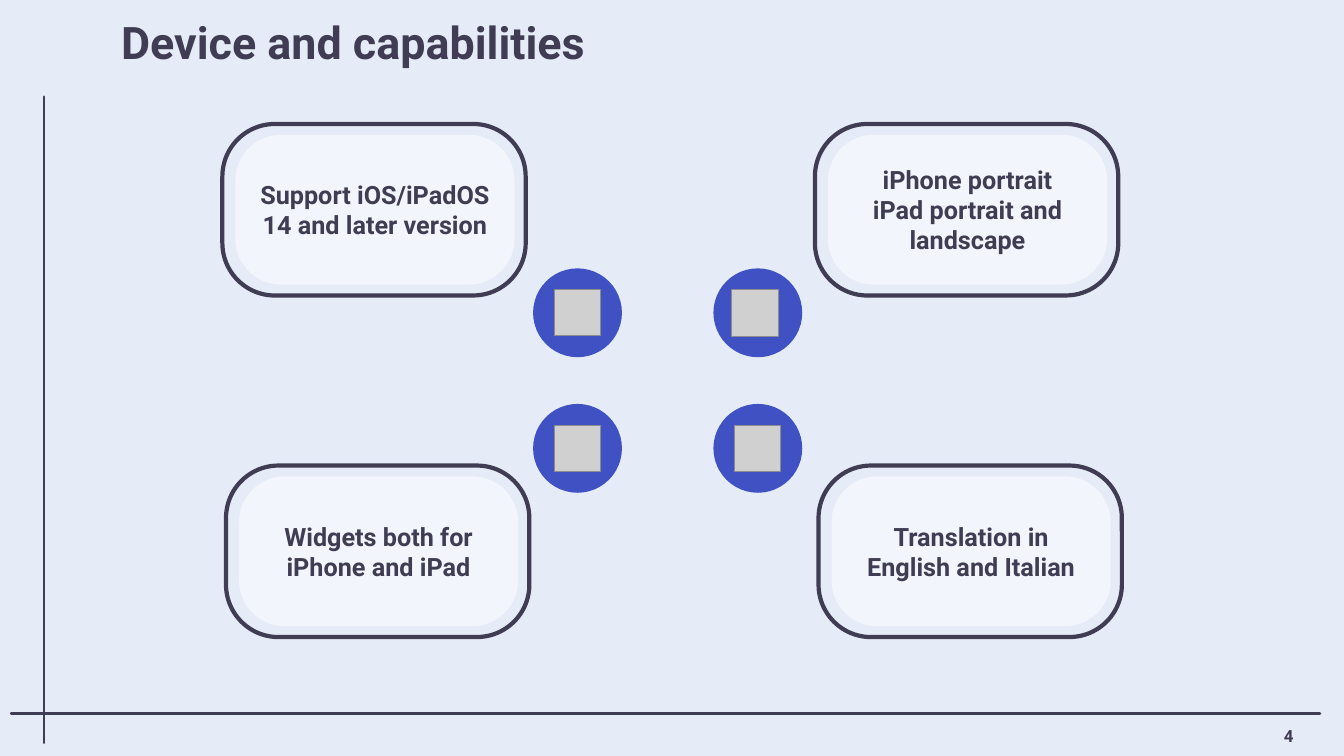
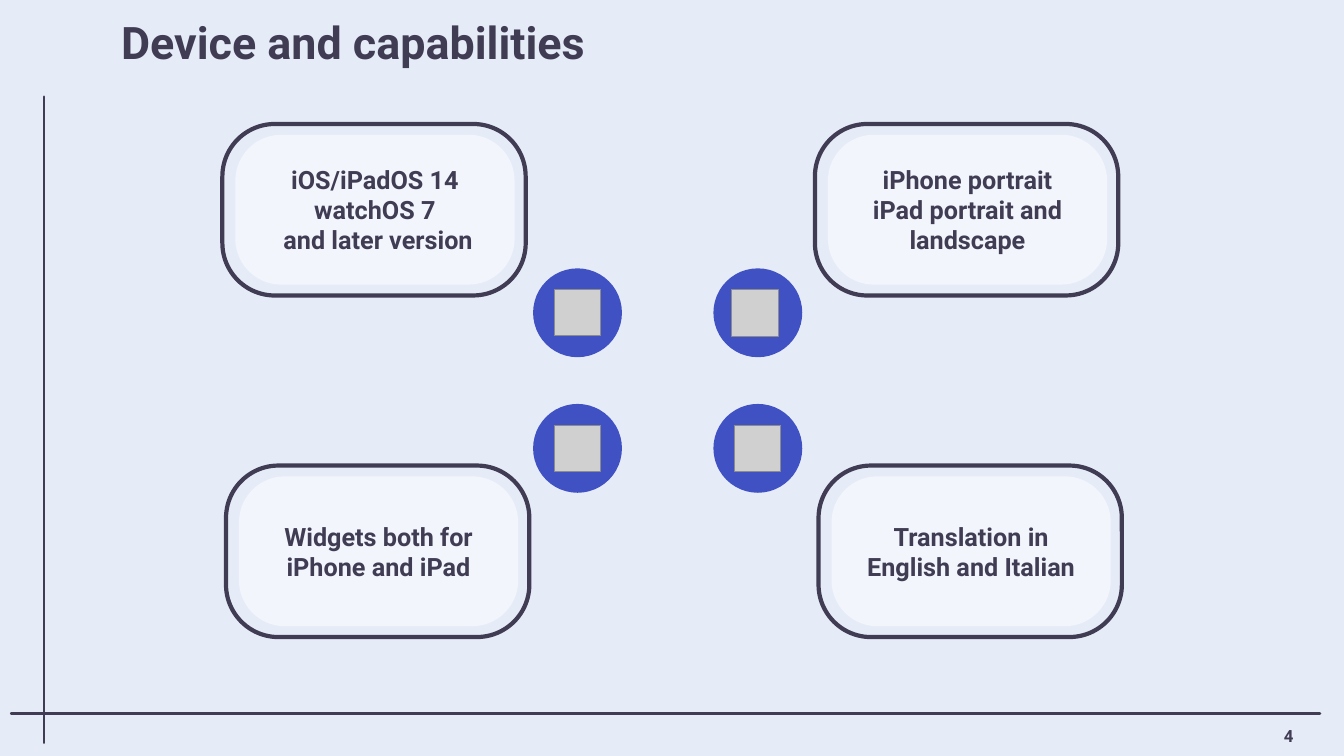
Before and after one commit to matteovisotto/DIMA-SirianiVisotto, a slide deck: slide 5 of Presentation/DIMA_myAPTracker_Presentation.pptx. Drawn at 1344x756 pixels with LibreOffice and Linux fonts; fonts in the diff are those of the drawing; grey boxes stand for pictures; background and template pictures are left out. Boxes give left, top, right and bottom in pixels: in the first picture for what was removed or moved away, otherwise in the second. Text is boxed around its words. In the diff, an @@ line names an element or a change of style, - is before the commit and + after.

Commit message:
Update PPT

```diff
--- a/Presentation/DIMA_myAPTracker_Presentation.pptx
+++ b/Presentation/DIMA_myAPTracker_Presentation.pptx
@@ text in rounded rectangle at (x1=283, y1=170, x2=472, y2=250): text changed @@
-Support iOS/iPadOS 14 and later version
+iOS/iPadOS 14
+watchOS 7
+and later version
```
Also in this commit, not shown: 4 other files.
